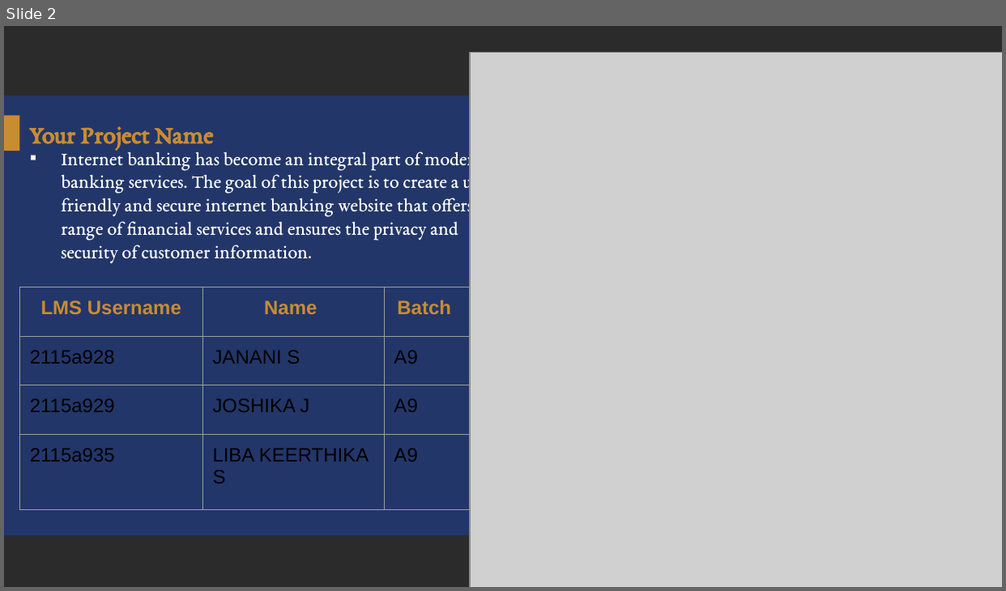
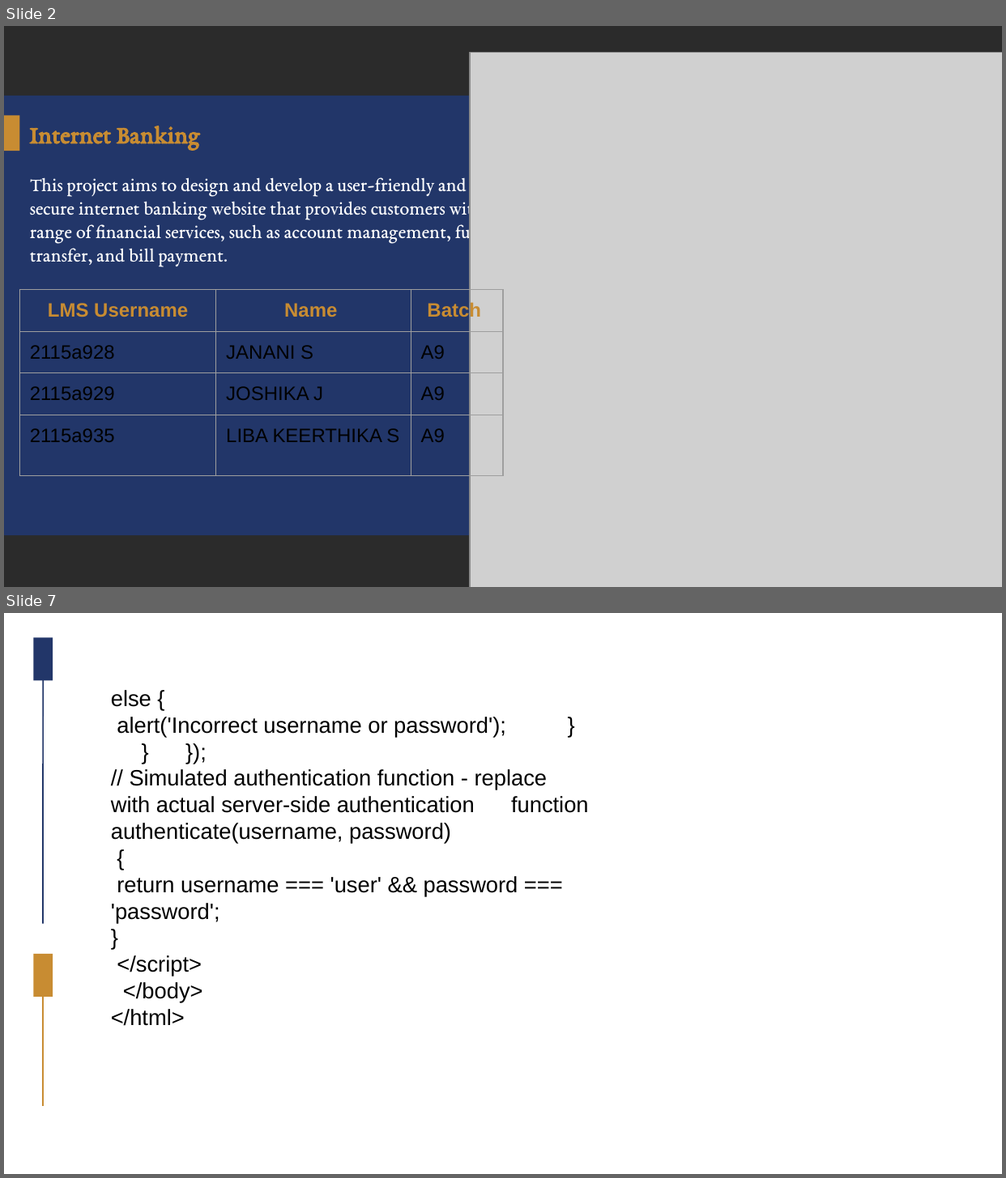
Before and after one commit to libakeerthika/online-banking, a slide deck: Group_A9_11.pptx. Shown one above the other, each under a label of ours: slide 2 before the commit, slides 2 and 7 after it; the slides between them are not shown. The pictures are 1006x591 and 1006x1178 pixels, drawn with LibreOffice and Linux fonts; fonts in the diff are those of the drawing; grey boxes stand for pictures; background and template pictures are left out; a plain dark background stands for a picture behind light text. Boxes give left, top, right and bottom in pixels: in the first picture for what was removed or moved away, otherwise in the second. Text is boxed around its words. In the diff, an @@ line names an element or a change of style, - is before the commit and + after.

```diff
--- a/Group_A9_11.pptx
+++ b/Group_A9_11.pptx
@@ slide 7 added at [4, 613, 1002, 1174], background picture (left out) @@
@@ group added at [34, 638, 53, 1106]: 2 rectangles, 2 lines @@
@@ text added at [111, 690, 589, 1026], 16 pt, text #000000 @@
+else {
+alert('Incorrect username or password'); } } });
+// Simulated authentication function - replace with actual server-side authentication function authenticate(username, password)
+{
+return username === 'user' && password === 'password';
+}
+</script>
+</body>
+</html>
@@ slide 2 changed as well @@
@@ title at [30, 126, 201, 149]: text changed @@
-Your Project Name
+Internet Banking
@@ text at [30, 177, 491, 267]: text changed @@
-▪ Internet banking has become an integral part of modern banking services. The goal of this project is to create a user-friendly and secure internet banking website that offers a range of financial services and ensures the privacy and security of customer information.
+This project aims to design and develop a user-friendly and secure internet banking website that provides customers with a range of financial services, such as account management, fund transfer, and bill payment.
@@ table: place and size @@
-table at [20, 288, 470, 510]
+table at [20, 290, 503, 487]
```
Also in this commit, not shown: 4 other slides changed, 5 other slides added, 3 slides removed.
